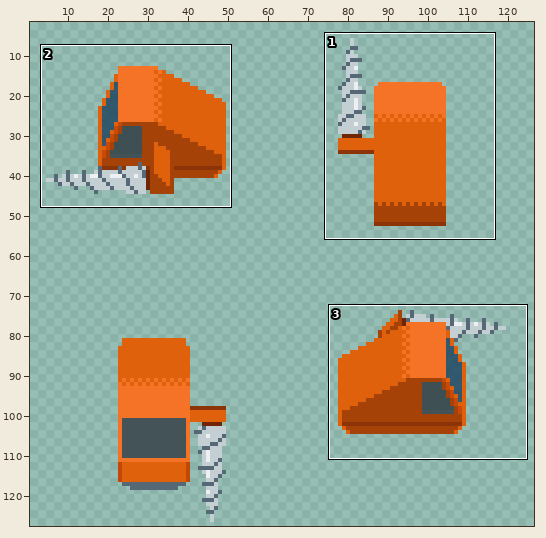
Sprite sheet, stored at AstroMiner/Content/img/miner-no-tracks.png. Above: a wide view before the commit, with the close-up outlined.
Close-up. As it was:
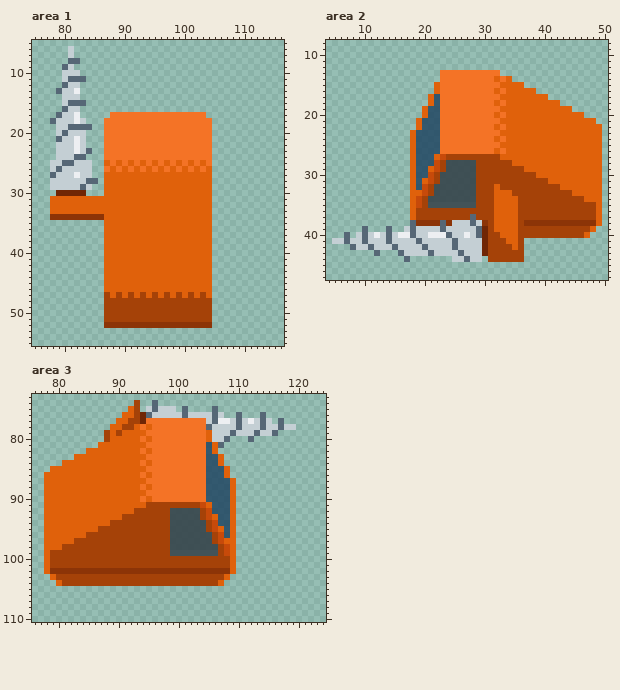
The file is 128x128 pixels. Shown: area 1: x 75..116, y 5..55; area 2: x 4..50, y 8..47; area 3: x 76..124, y 73..110. The wide view leaves out empty margins. The commit also changed other parts of the picture, which this record leaves out.
Now the later version:
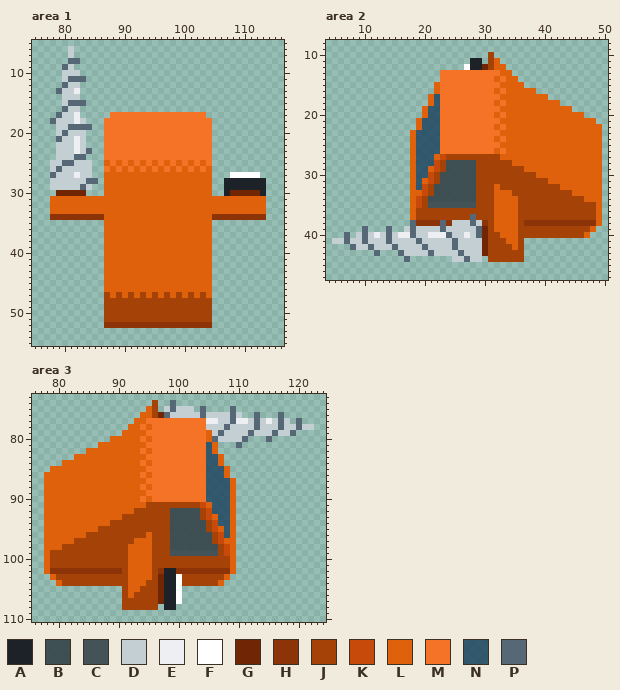
Palette (. is transparent): A #1d2229  B #3b4b51f5  C #435358  D #c4cfd4  E #edeff2  F #ffffff  G #702605  H #8c3407  J #a54208  K #c74a0a  L #e0610b  M #f47326  N #1e4461d3  P #566776
Diff:
Changed rows in their new state; - is an unchanged pixel.
Area 1:
first column x 105:
27 ---FFFFF-
28 --AAAAAAA
29 --AAAAAAA
30 --AGGGGGA
31 LLLLLLLLL
32 LLLLLLLLL
33 LLLLLLLLL
34 HHHHHHHHH
Area 2:
first column x 27:
10 ----J----
11 -AA-JL---
12 FAAGJLL--
13 ------LL-
14 --------L
Area 3:
first column x 88:
 74 -----.--J--P-----------------------
 75 ----..-LJ.-PDDD-P-.--P-------------
 76 ---...LLJGP--D--P-D-DPD--P.--P-----
 77 --...LL----------EEDDPEEDPDED-D-P--
 78 -...L------------D--P-D--PD-----PDD
 79 ...----------------P-D--PD---DDP---
 80 .-----------------P-DDDP.--P-------
 81 -------------------.--P------------
first column x 91:
 96 ----L-----
 97 --LLL-----
 98 -LLLL-----
 99 -LLLL-----
100 -LLLL-----
101 -LLLL-----
102 JLLLLJ-AA-
103 -LLLL-GAAF
104 -LLL--GAAF
105 JLLJJJGAAF
106 JLJJJJGAAF
107 JJJJJJGAAF
108 JJJJJJ-AA-
